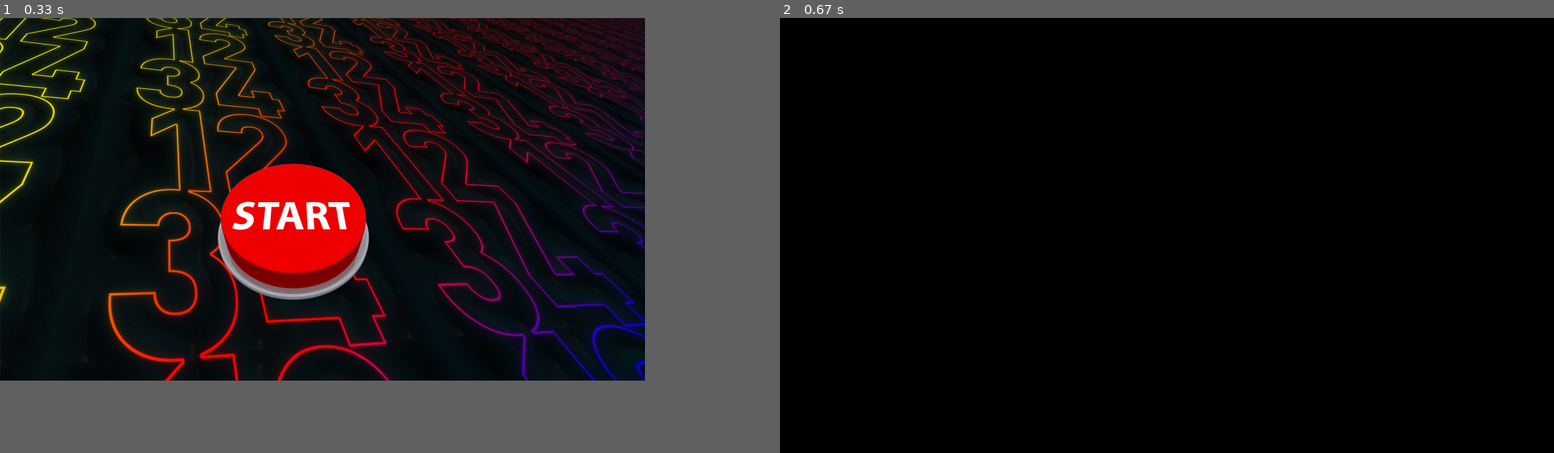
Above: before the commit, frames 1-2 (left to right).
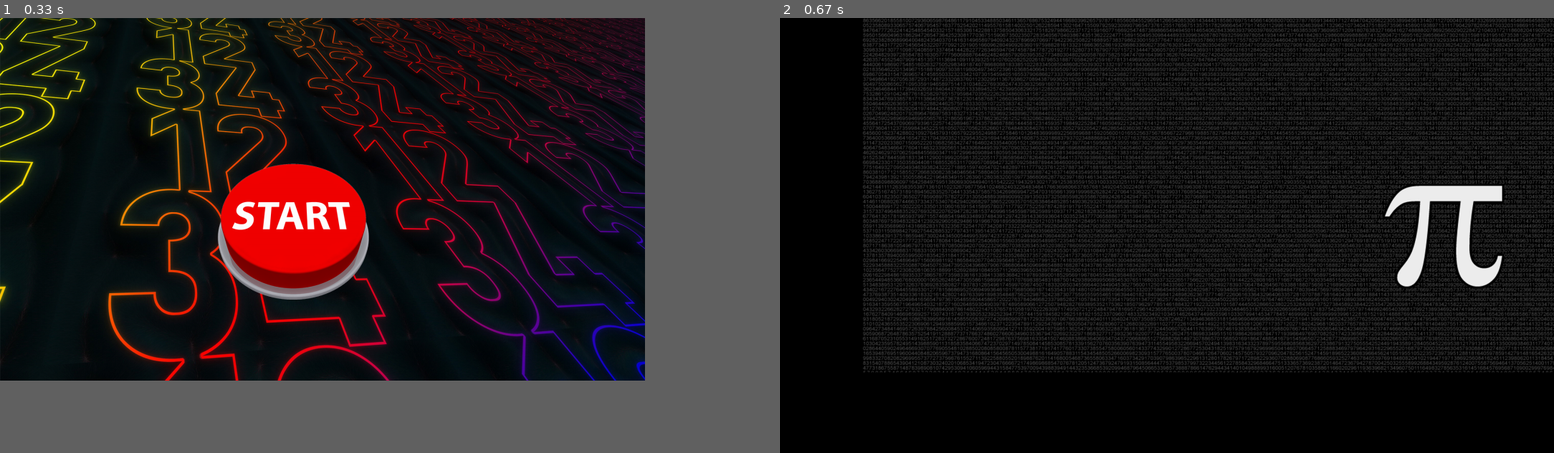
Above: after the commit, the same moments.

Repository: LoicL832/NSI-project-grp3
Game: pygame game, started from Calcul mental/mini projet.py
The game is run twice, just before and just after one commit, with the same random seed, the same clock (stepped at 60 frames per second) and the same inputs.
Inputs (mouse positions are in pixels of both pictures, inside the frame that each line leads up to):
- Up to frame 1 (0.33 s): no input
- Up to frame 2 (0.67 s): click (1105, 200) at 0.38 s

Frame 1 is identical in both runs. In frame 2, 28% of the frame differs, in the area x 10-100%, y 0-82%.

Commit message:
Update mini projet.py
ajout d'une zone de saisie

Diff:
--- a/Calcul mental/mini projet.py
+++ b/Calcul mental/mini projet.py
@@ -40,8 +40,14 @@
 
 while game :
     screen2 = pygame.display.set_mode((1920,1080))
+    background = pygame.image.load('assets/bg3.jpg')
+    screen.blit(background,(200,-200))
+    pygame.display.flip()
+    varText = ""
     for event in pygame.event.get():
         if event.type ==pygame.QUIT :
             game = False
             running= False
             pygame.quit()
+        if event.type == pygame.KEYDOWN:
+            varText = varText + pygame.key.name(event.key)
